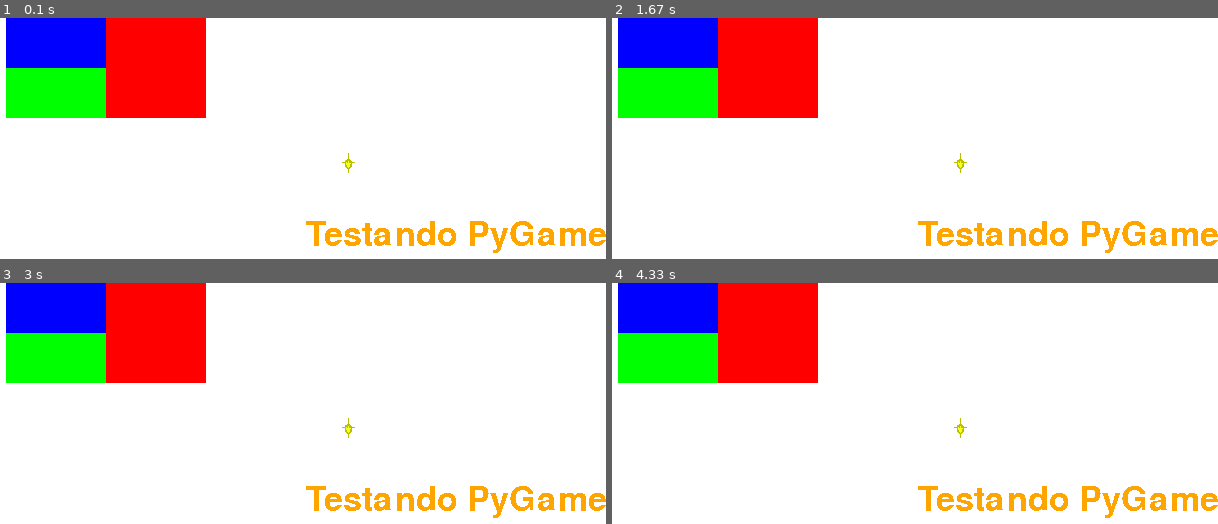
Above: before the commit, frames 1-4 (two rows, left to right).
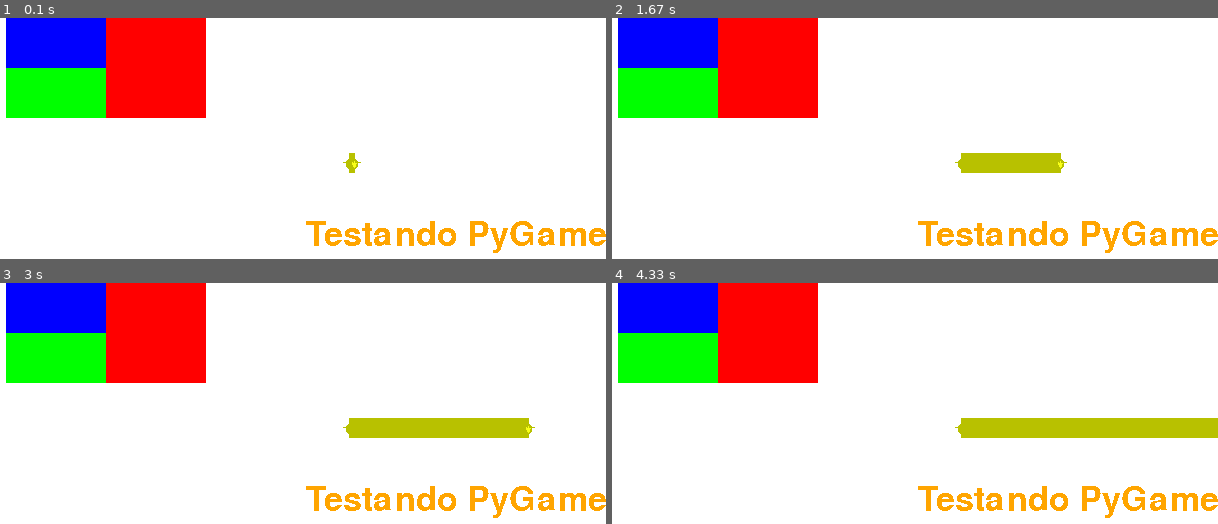
Above: after the commit, the same moments.

Repository: UNIVEM-BCC-BSI/Cosmos-Learning
Game: pygame game, started from tests/PyGame/pyGame-Features.py
The game is run twice, just before and just after one commit, with the same random seed, the same clock (stepped at 60 frames per second) and the same inputs.
Inputs:
- Up to frame 1 (0.1 s): no input
- Up to frame 2 (1.67 s): no input
- Up to frame 3 (3 s): no input
- Up to frame 4 (4.33 s): no input

The runs differ from the first frame. In frame 1, 0.1% of the frame differs, in the area x 56-60%, y 56-65%; in frame 2, 1.4%; in frame 3, 2.5%; in frame 4, 3.5%, in the area x 56-100%, y 56-65%.

Commit message:
Tem um bug na hora de mover a estrela

Diff:
--- a/tests/PyGame/pyGame-Features.py
+++ b/tests/PyGame/pyGame-Features.py
@@ -49,6 +49,8 @@
 #É uma Surface, está gerendo uma Surface com conteudo especificado, se o antialias for True
 #o texto fica mais "arredondado"
 
+#Posição X do testImage
+testImagePosX = 500
 
 while True:
     for event in pygame.event.get():
@@ -60,19 +62,26 @@
 
     screen.blit(testSurface, (200,0))
     #Posiciona o testSurface dentro da Screen
+    #A cada frama atualiza a posição
+
     testSurface.blit(blue, (0,0))
     #Se estiver fora do alcance do display usado não vai renderizar
+
     screen.blit(green, (200,50))
     #Perceba que pygame permite sobreposição
 
-    screen.blit(testImage, (500,100))
+    testImagePosX += 1
+
+    screen.blit(testImage, (testImagePosX,100))
     #A tupla esta passando a margem que o objeto deve ter em X e Y
     #Lembrando que o ponto X = 0 e Y = 0 no pygame é no canto superior esquerdo
 
     screen.blit(textSurface,(500, 200))
 
 
+
     pygame.display.update()
     #Sem isso a tela fica completamente preta
+
     Clock.tick(60)
     #Limita a quantidade maxima de frames por segundo
